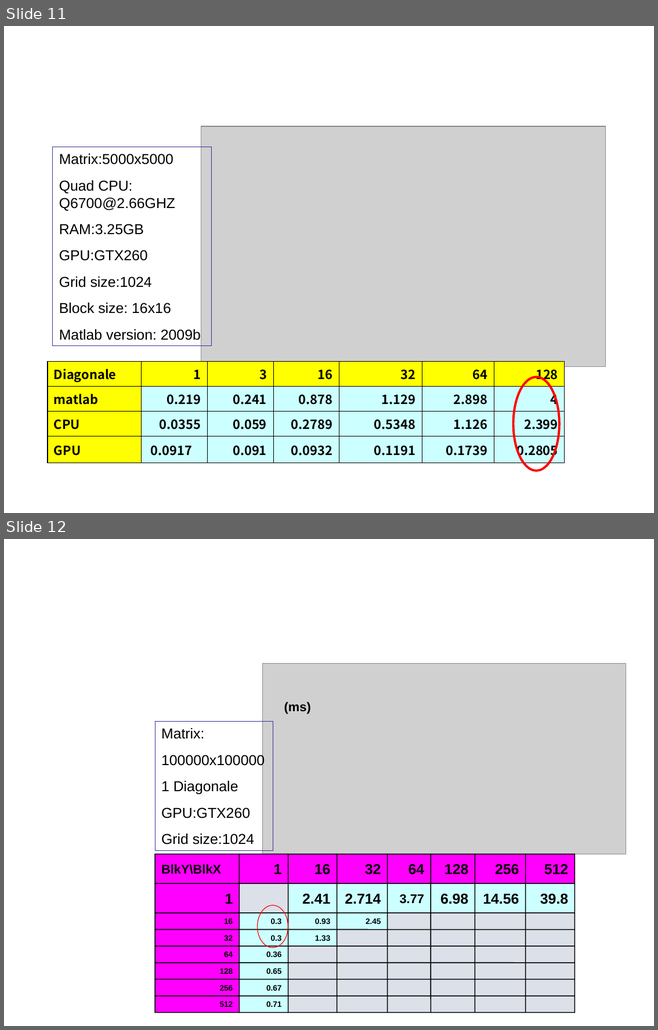
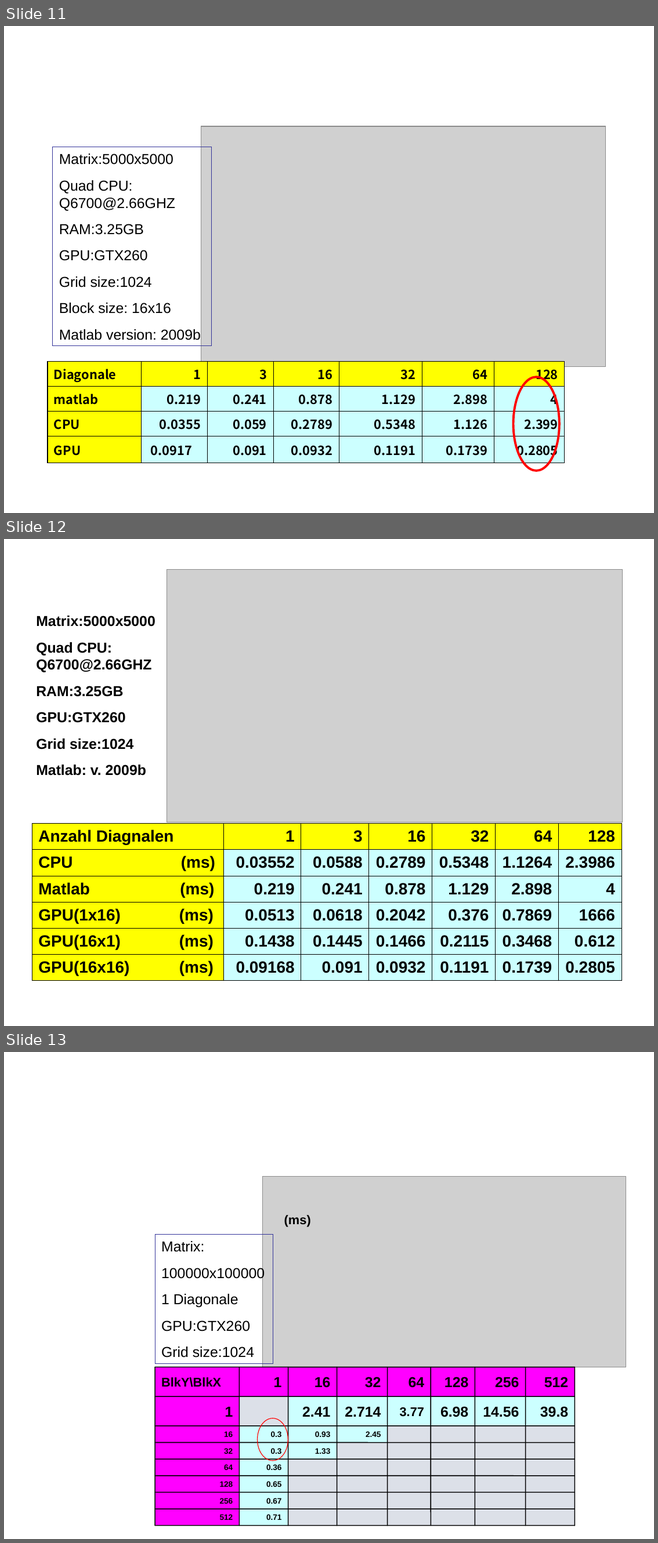
Before and after one commit to unconditional/projektarbeitcuda, a slide deck: Vortrag/tmp.ppt. Shown one above the other, each under a label of ours: slides 11 and 12 before the commit, slides 11, 12 and 13 after it. The pictures are 658x1030 and 658x1543 pixels, drawn with LibreOffice and Linux fonts; fonts in the diff are those of the drawing; grey boxes stand for pictures. Boxes give left, top, right and bottom in pixels: in the first picture for what was removed or moved away, otherwise in the second. Text is boxed around its words. In the diff, an @@ line names an element or a change of style, - is before the commit and + after.

```diff
--- a/Vortrag/tmp.ppt
+++ b/Vortrag/tmp.ppt
@@ slide 12 added at box(4, 539, 654, 1026), background #FFFFFF @@
@@ picture added at box(167, 570, 622, 823) @@
@@ text added at box(36, 616, 155, 776), 16 pt, text #000000, bold @@
+Matrix:5000x5000
+Quad CPU: Q6700@2.66GHZ
+RAM:3.25GB
+GPU:GTX260
+Grid size:1024
+Matlab: v. 2009b
@@ table added at box(32, 824, 621, 980), 6 rows, 7 columns @@
+Anzahl Diagnalen | 1 | 3 | 16 | 32 | 64 | 128
+CPU (ms) | 0.03552 | 0.0588 | 0.2789 | 0.5348 | 1.1264 | 2.3986
+Matlab (ms) | 0.219 | 0.241 | 0.878 | 1.129 | 2.898 | 4
+GPU(1x16) (ms) | 0.0513 | 0.0618 | 0.2042 | 0.376 | 0.7869 | 1666
+GPU(16x1) (ms) | 0.1438 | 0.1445 | 0.1466 | 0.2115 | 0.3468 | 0.612
+GPU(16x16) (ms) | 0.09168 | 0.091 | 0.0932 | 0.1191 | 0.1739 | 0.2805
@@ what was slide 12 is now slide 13 @@
```
Also in this commit, not shown: 1 slide changed, 1 other slide added, 1 slide removed.
